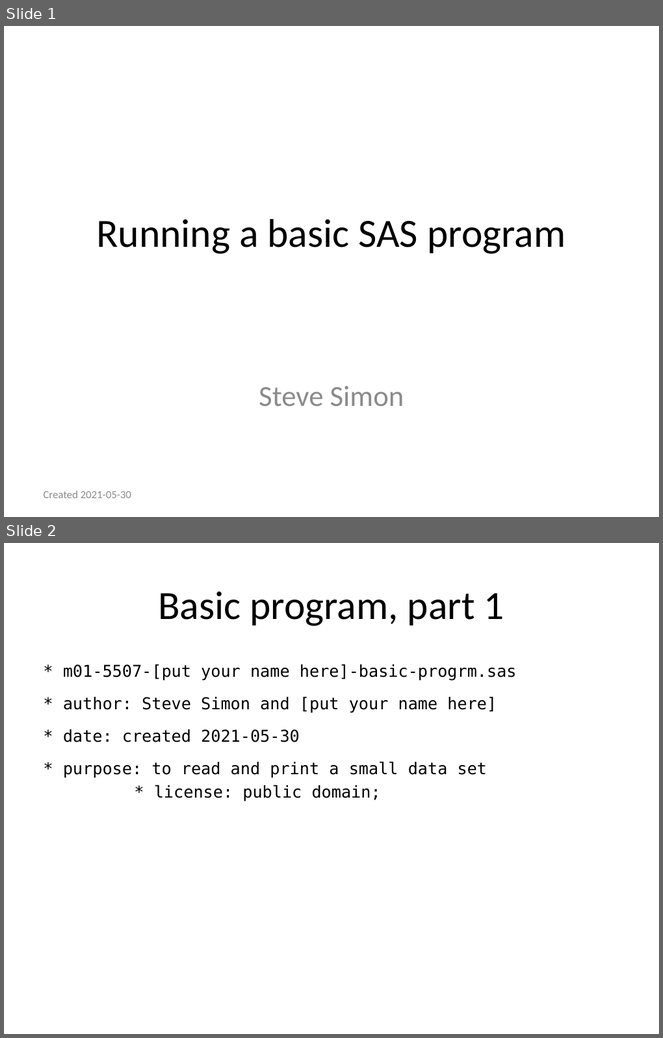
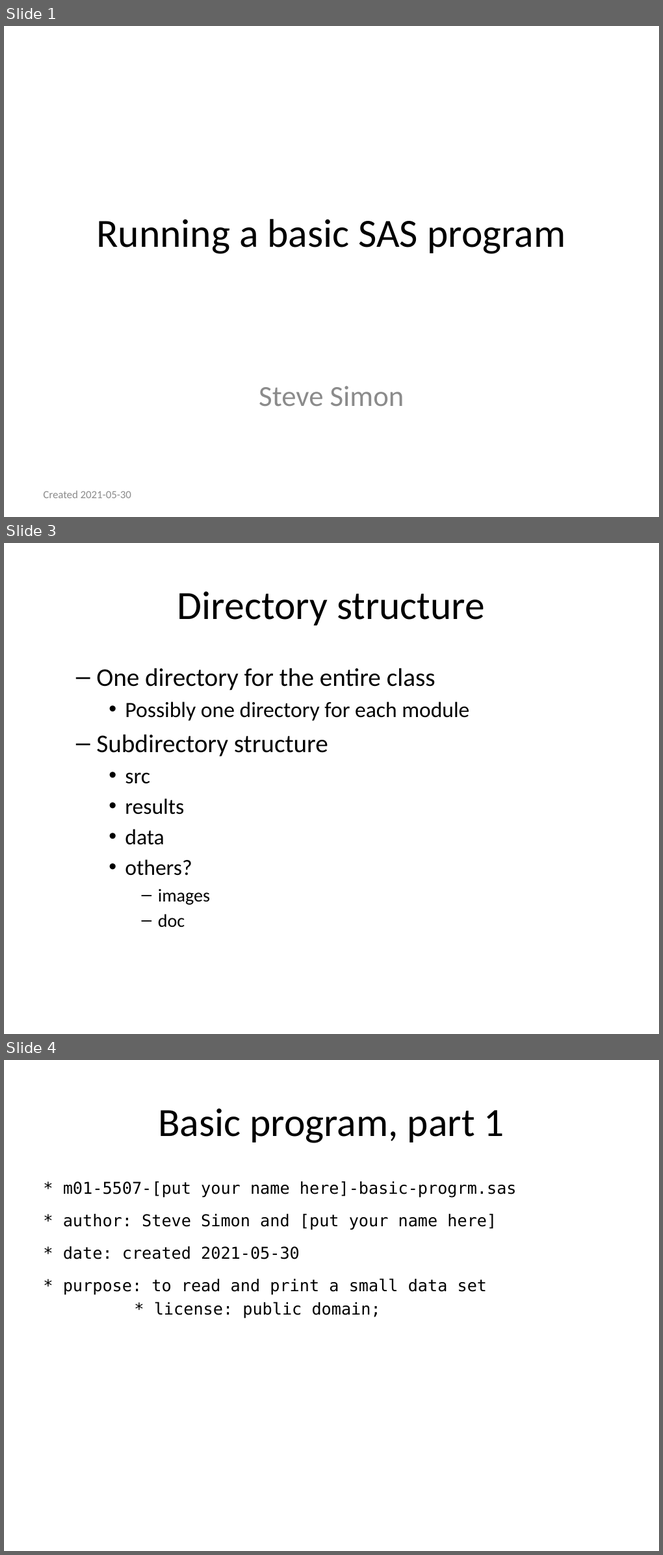
Before and after one commit to pmean/introduction-to-SAS, a slide deck: results/m01-basic-program.pptx. Shown one above the other, each under a label of ours: slides 1 and 2 before the commit, slides 1, 3 and 4 after it; the slides between them are not shown. The pictures are 663x1038 and 663x1555 pixels, drawn with LibreOffice and Linux fonts; fonts in the diff are those of the drawing. Boxes give left, top, right and bottom in pixels: in the first picture for what was removed or moved away, otherwise in the second. Text is boxed around its words. In the diff, an @@ line names an element or a change of style, - is before the commit and + after.

Commit message:
Finished slides for module01

```diff
--- a/results/m01-basic-program.pptx
+++ b/results/m01-basic-program.pptx
@@ slide 3 added at <box>4,543,659,1034</box>, background #FFFFFF @@
@@ title added at <box>178,591,485,626</box>, 44 pt, text #000000 @@
+Directory structure
@@ text added at <box>96,668,469,927</box>, 24 pt, text #000000 @@
+  – One directory for the entire class
+    • Possibly one directory for each module
+  – Subdirectory structure
+    • src
+    • results
+    • data
+    • others?
+      – images
+      – doc
@@ what was slide 2 is now slide 4 @@
```
Also in this commit, not shown: 3 slides changed, 11 other slides added, 6 other files.
